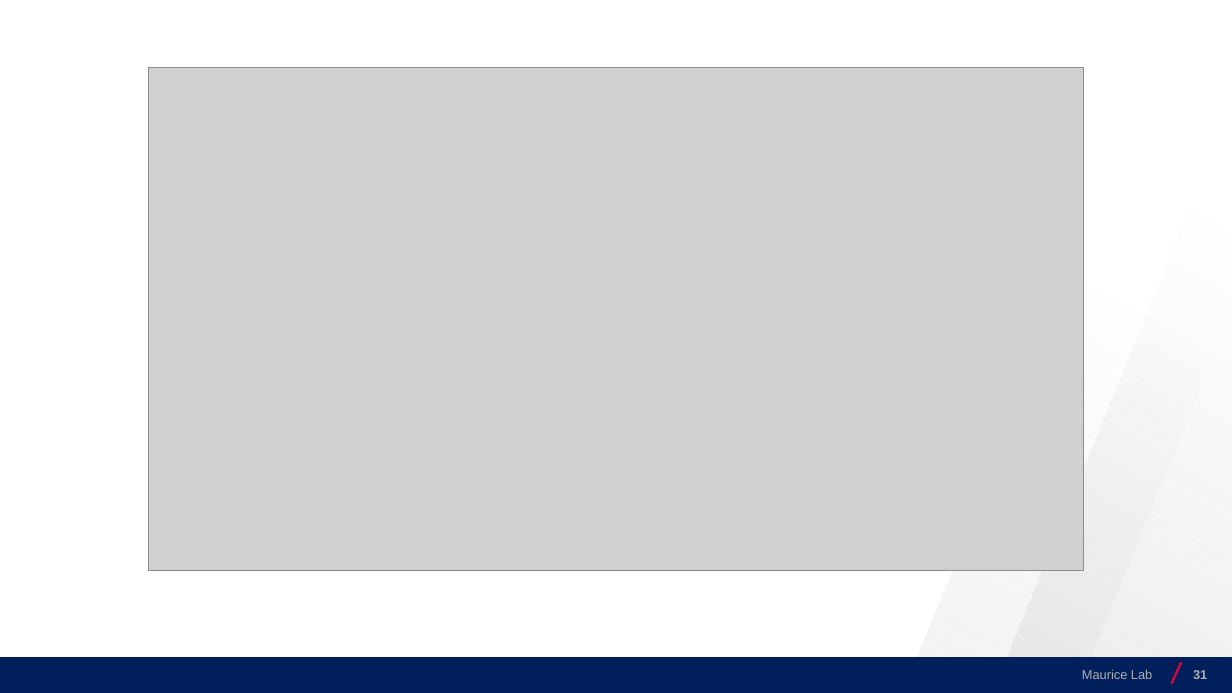
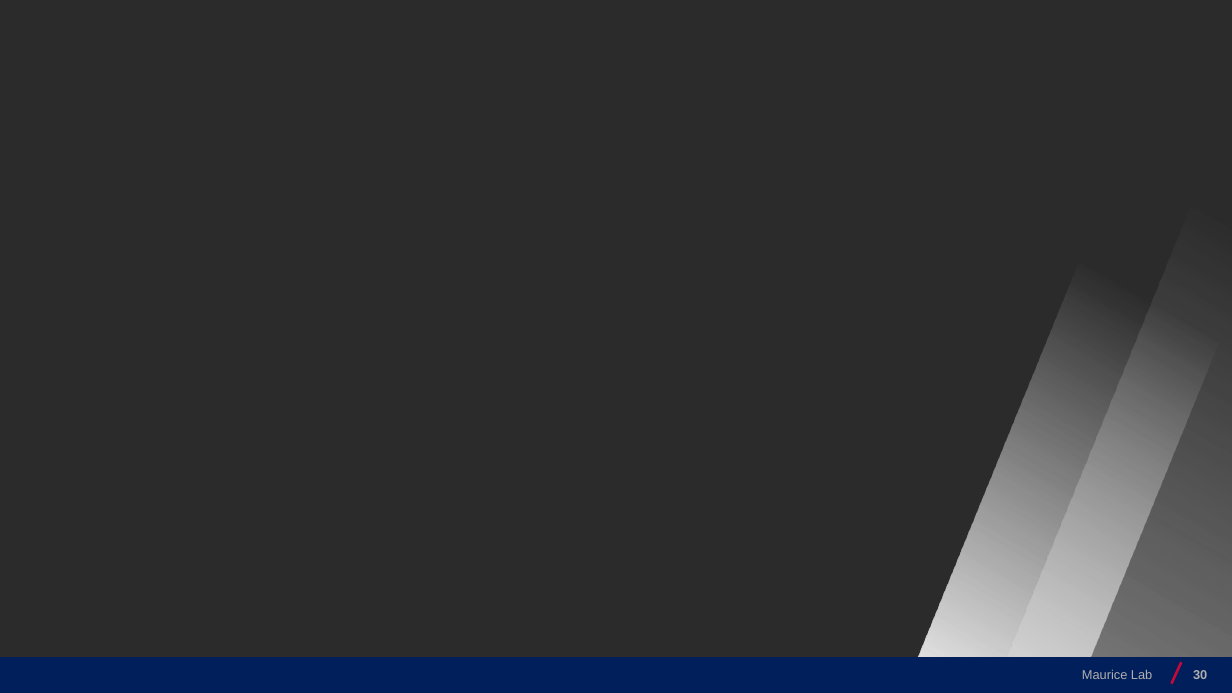
Before and after one commit to josecerv/sponsorship-network, a slide deck: slide 30 of MauriceLab-1113.pptx (slide 31 before the commit). Drawn at 1232x693 pixels with LibreOffice and Linux fonts; fonts in the diff are those of the drawing; grey boxes stand for pictures; background and template pictures are left out; a plain dark background stands for a picture behind light text. Boxes give left, top, right and bottom in pixels: in the first picture for what was removed or moved away, otherwise in the second. Text is boxed around its words. In the diff, an @@ line names an element or a change of style, - is before the commit and + after.

```diff
--- a/MauriceLab-1113.pptx
+++ b/MauriceLab-1113.pptx
@@ background #FFFFFF to picture (left out) @@
@@ picture removed at (148,67,1084,570) @@
@@ page number at (1193,670,1207,679): text changed @@
-31
+30
```
Also in this commit, not shown: 26 other slides changed, 2 slides removed.
